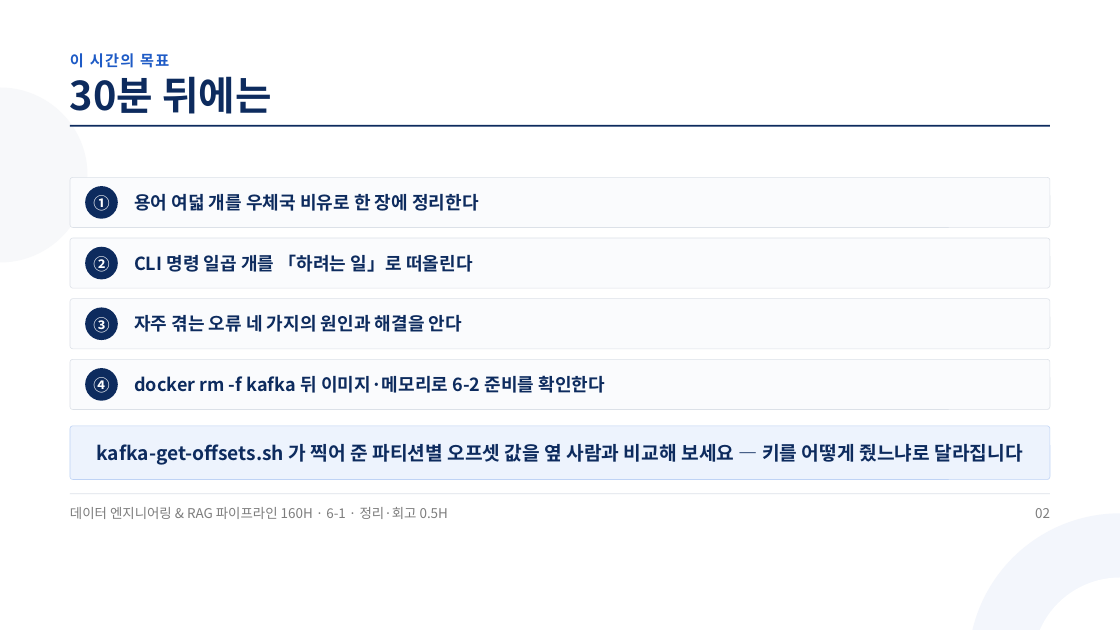
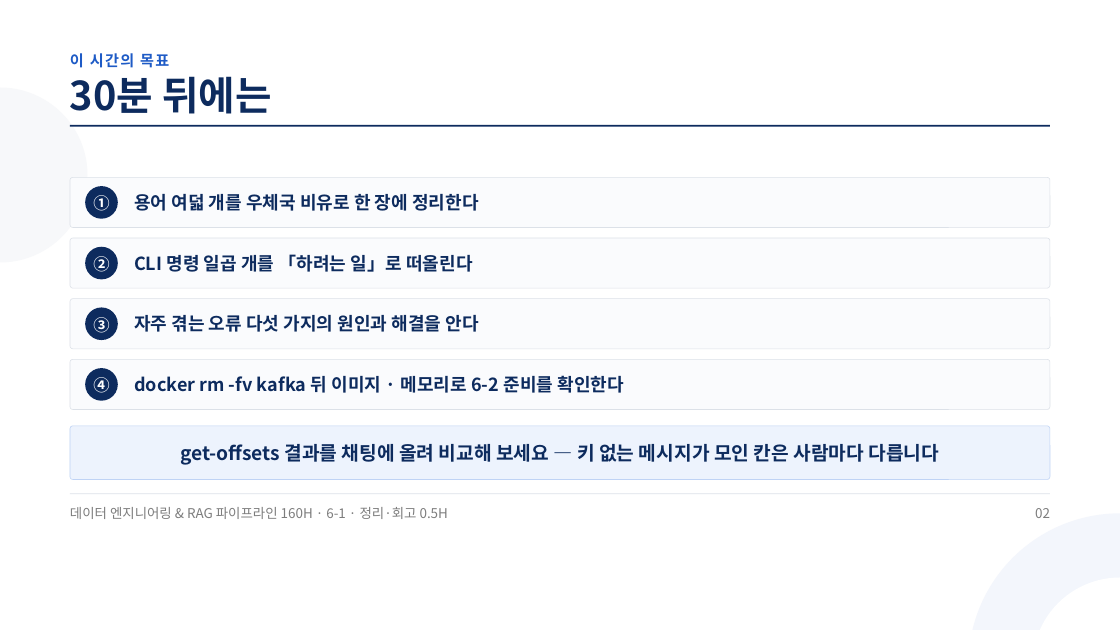
Before and after one commit to aebonlee/materials, a slide deck: slide 2 of data-eng/decks/w6d1s3.pptx. Drawn at 1120x630 pixels with LibreOffice and Linux fonts; fonts in the diff are those of the drawing. Boxes give left, top, right and bottom in pixels: in the first picture for what was removed or moved away, otherwise in the second. Text is boxed around its words. In the diff, an @@ line names an element or a change of style, - is before the commit and + after.

```diff
--- a/data-eng/decks/w6d1s3.pptx
+++ b/data-eng/decks/w6d1s3.pptx
@@ text at [134,315,479,332]: text changed @@
-자주 겪는 오류 네 가지의 원인과 해결을 안다
+자주 겪는 오류 다섯 가지의 원인과 해결을 안다
@@ text at [134,375,623,393]: text changed @@
-docker rm -f kafka 뒤 이미지·메모리로 6-2 준비를 확인한다
+docker rm -fv kafka 뒤 이미지 · 메모리로 6-2 준비를 확인한다
@@ text at [180,444,940,465]: text changed @@
-kafka-get-offsets.sh 가 찍어 준 파티션별 오프셋 값을 옆 사람과 비교해 보세요 — 키를 어떻게 줬느냐로 달라집니다
+get-offsets 결과를 채팅에 올려 비교해 보세요 — 키 없는 메시지가 모인 칸은 사람마다 다릅니다
```
Also in this commit, not shown: 4 other slides changed, 9 other files.
